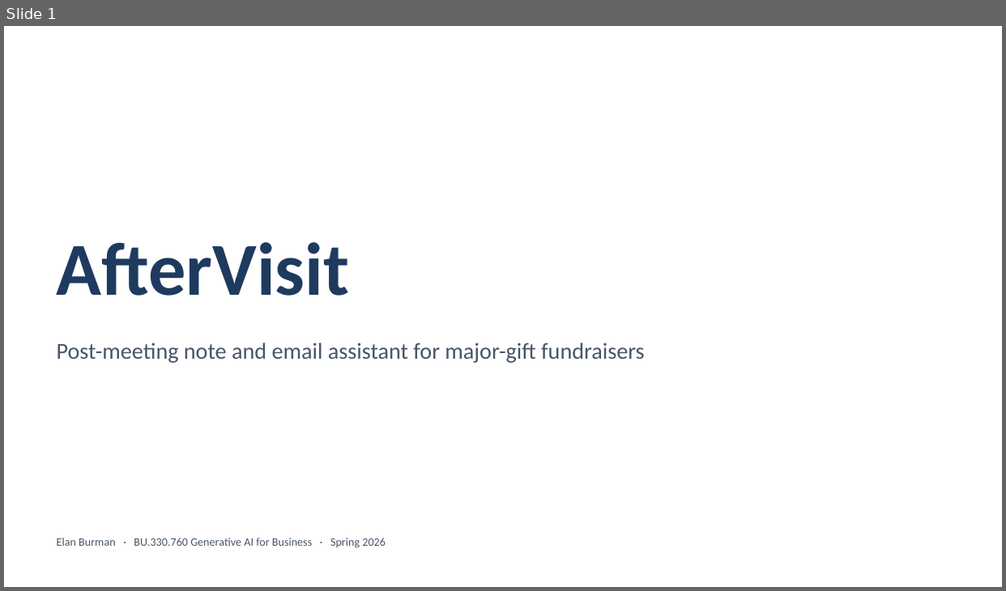
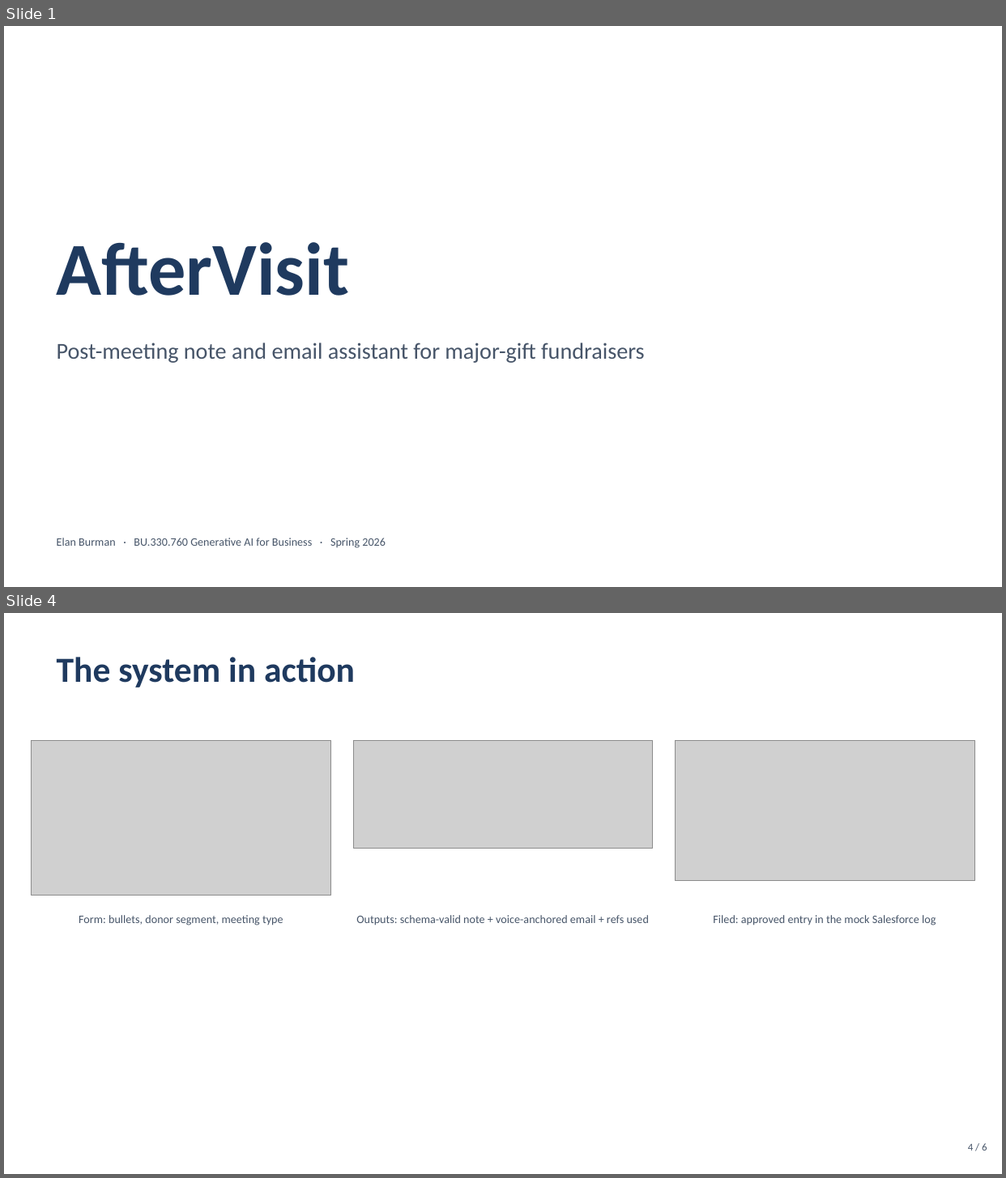
Before and after one commit to elanburman-alt/AfterVisit, a slide deck: presentation/AfterVisit.pptx. Shown one above the other, each under a label of ours: slide 1 before the commit, slides 1 and 4 after it; the slides between them are not shown. The pictures are 1006x591 and 1006x1178 pixels, drawn with LibreOffice and Linux fonts; fonts in the diff are those of the drawing; grey boxes stand for pictures. Boxes give left, top, right and bottom in pixels: in the first picture for what was removed or moved away, otherwise in the second. Text is boxed around its words. In the diff, an @@ line names an element or a change of style, - is before the commit and + after.

```diff
--- a/presentation/AfterVisit.pptx
+++ b/presentation/AfterVisit.pptx
@@ slide 4 added at (4, 613, 1002, 1174), background #FFFFFF @@
@@ text added at (57, 657, 355, 688), 34 pt, text #1F3A5F, bold @@
+The system in action
@@ picture added at (32, 740, 331, 896) @@
@@ picture added at (354, 740, 653, 848) @@
@@ picture added at (675, 740, 975, 881) @@
@@ text added at (79, 915, 283, 926), 11 pt, text #475569 @@
+Form: bullets, donor segment, meeting type
@@ text added at (356, 915, 649, 926), 11 pt, text #475569 @@
+Outputs: schema-valid note + voice-anchored email + refs used
@@ text added at (713, 915, 936, 926), 11 pt, text #475569 @@
+Filed: approved entry in the mock Salesforce log
@@ text added at (968, 1144, 987, 1151), 10 pt, text #475569 @@
+4 / 6
```
Also in this commit, not shown: 4 slides changed.
